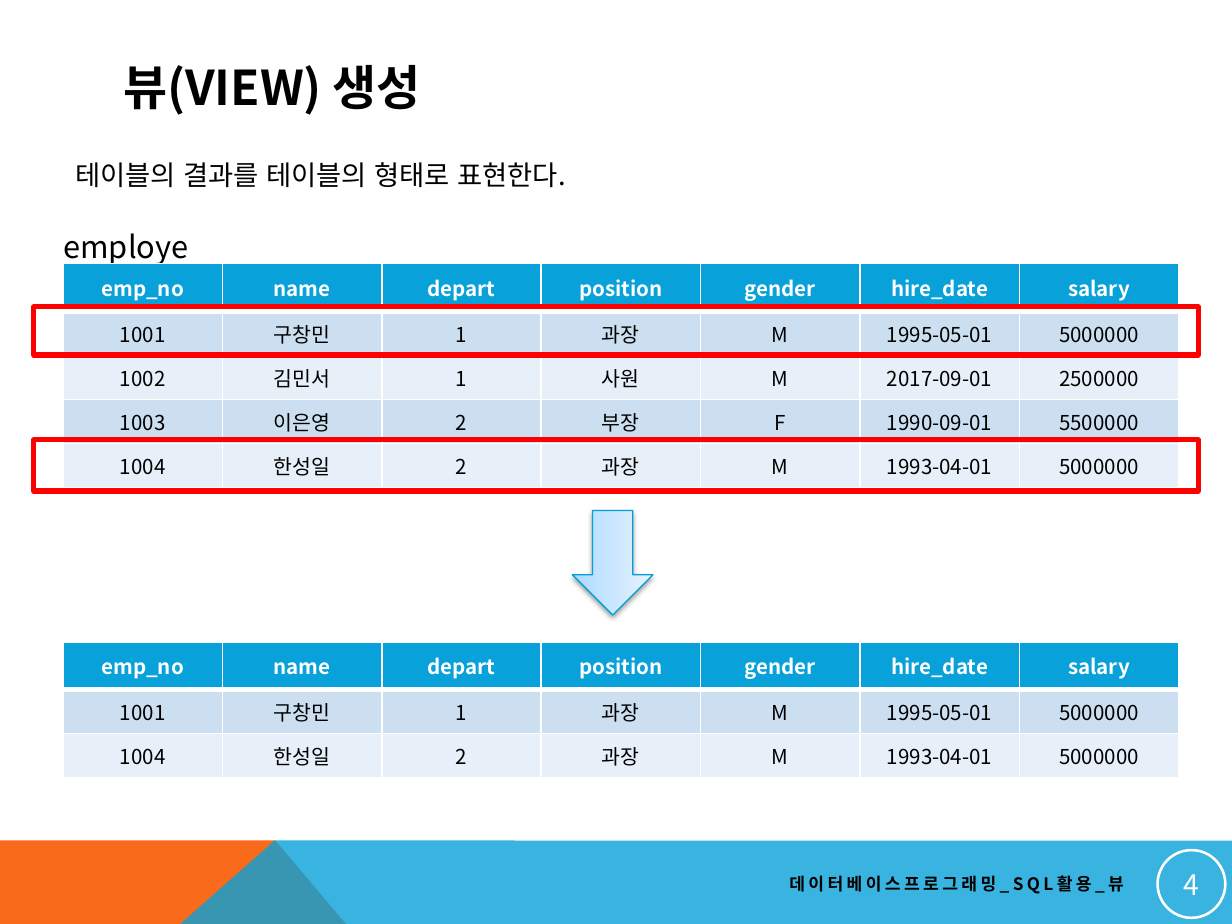
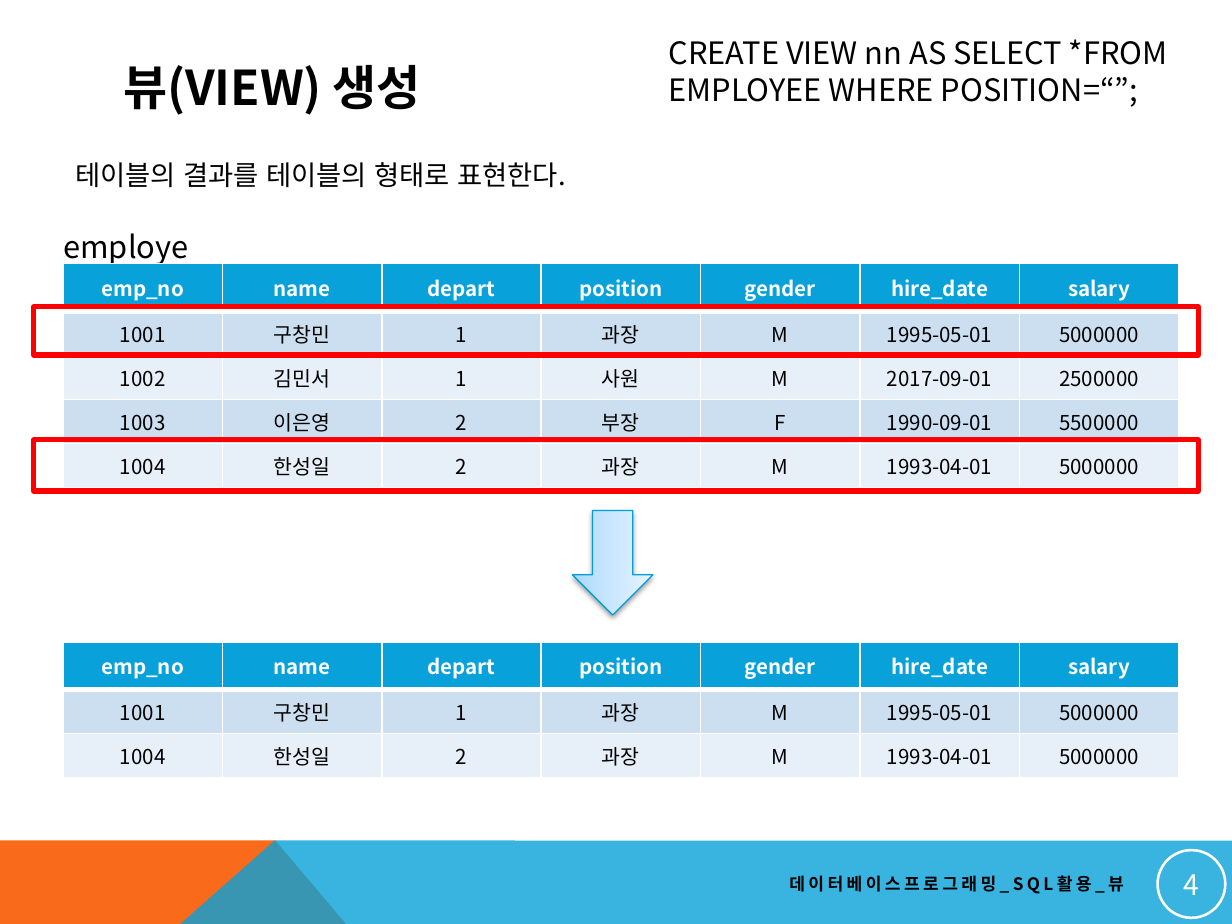
Before and after one commit to soeun1365/dbstudy, a slide deck: slide 4 of NEW_DBMS교안/19. 고급 SQL 작성하기_뷰.pptx. Drawn at 1232x924 pixels with LibreOffice and Linux fonts; fonts in the diff are those of the drawing. Boxes give left, top, right and bottom in pixels: in the first picture for what was removed or moved away, otherwise in the second. Text is boxed around its words. In the diff, an @@ line names an element or a change of style, - is before the commit and + after.

```diff
--- a/NEW_DBMS교안/19. 고급 SQL 작성하기_뷰.pptx
+++ b/NEW_DBMS교안/19. 고급 SQL 작성하기_뷰.pptx
@@ text added at <box>668,39,1168,107</box>, 18 pt, text #000000 @@
+CREATE VIEW nn AS SELECT *FROM EMPLOYEE WHERE POSITION=“”;
```
Also in this commit, not shown: 1 other slide changed, 12 other files.
